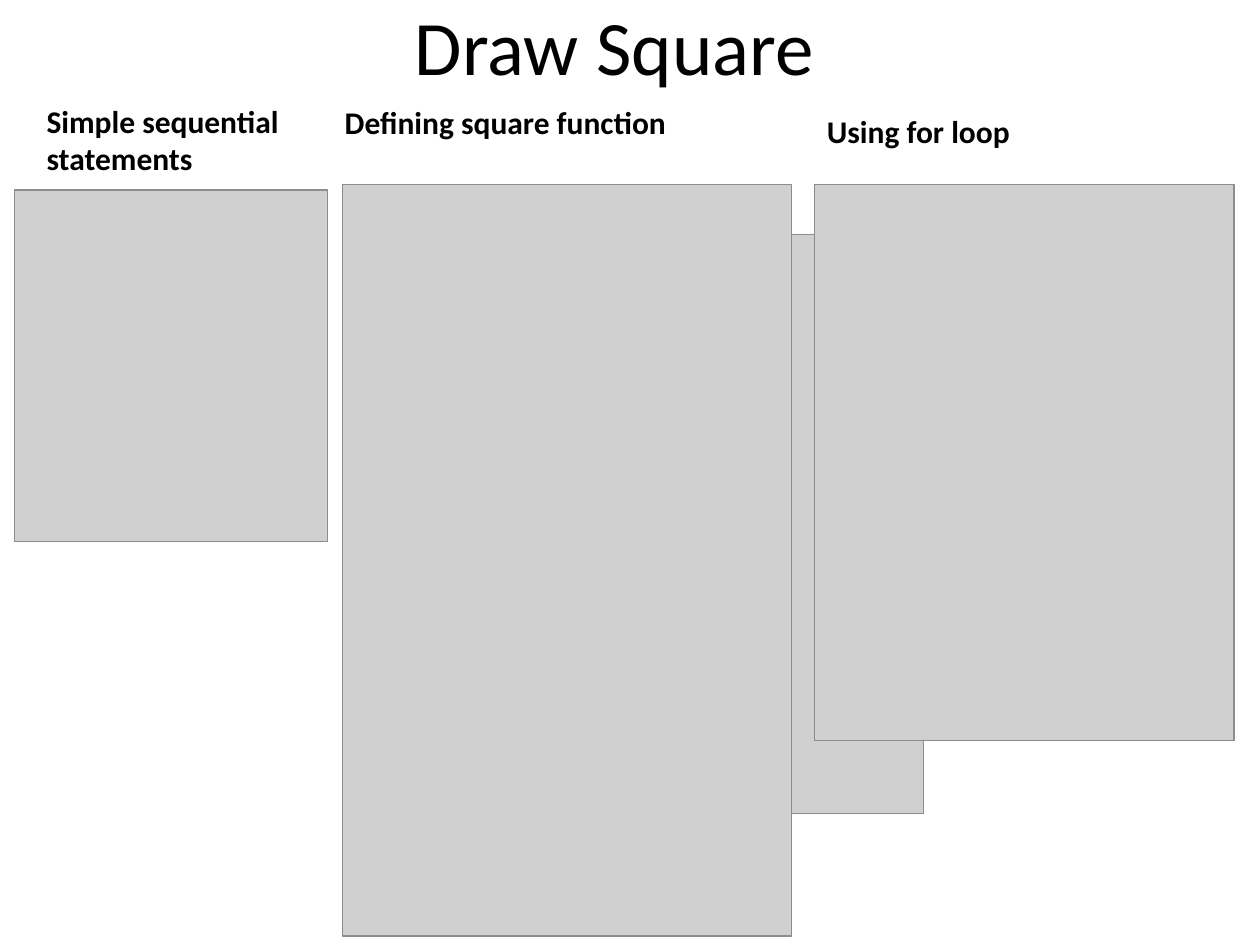
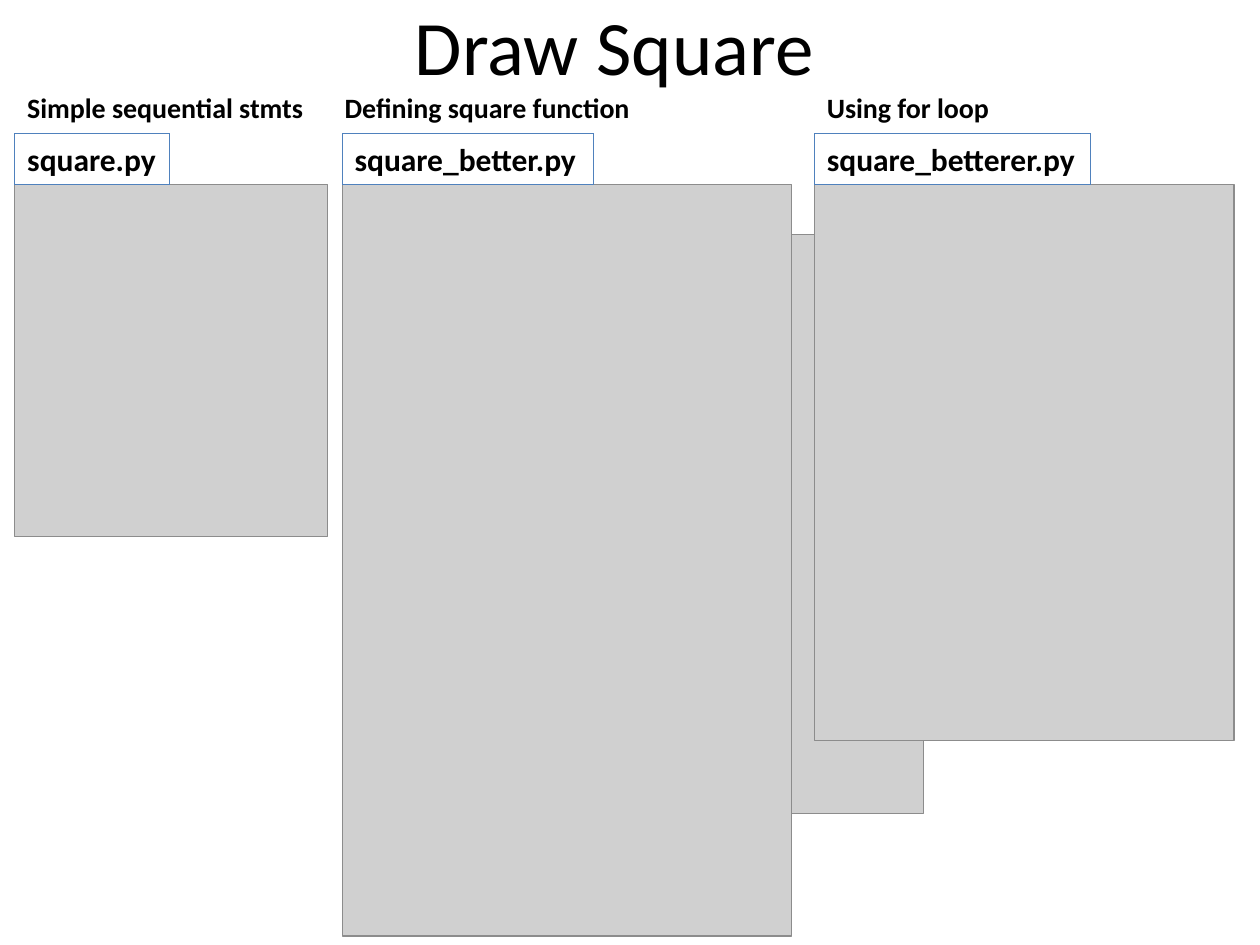
Before and after one commit to lorrainewang/2017Y2CEP, a slide deck: slide 4 of Lesson 1 Intro and Turtle Graphics/Python Turtles.pptx. Drawn at 1260x945 pixels with LibreOffice and Linux fonts; fonts in the diff are those of the drawing; grey boxes stand for pictures. Boxes give left, top, right and bottom in pixels: in the first picture for what was removed or moved away, otherwise in the second. Text is boxed around its words. In the diff, an @@ line names an element or a change of style, - is before the commit and + after.

```diff
--- a/Lesson 1 Intro and Turtle Graphics/Python Turtles.pptx
+++ b/Lesson 1 Intro and Turtle Graphics/Python Turtles.pptx
@@ text "Defining square function": place and size @@
-text "Defining square function" at (345, 112, 666, 140)
+text "Defining square function" at (345, 98, 630, 123)
@@ text "Defining square function" at (345, 98, 630, 123): size 18 to 16 pt @@
@@ text "Using for loop" at (827, 98, 989, 123): size 18 to 16 pt @@
@@ text "Using for loop": place and size @@
-text "Using for loop" at (827, 121, 1009, 149)
+text "Using for loop" at (827, 98, 989, 123)
@@ text at (27, 98, 303, 123): text changed; size 18 to 16 pt @@
-Simple sequential
-statements
+Simple sequential stmts
@@ rectangle added at (15, 134, 169, 184), outline #4F81BD 0.75 pt, 18 pt, text #000000, bold @@
+square.py
@@ rectangle added at (343, 134, 595, 184), outline #4F81BD 0.75 pt, 18 pt, text #000000, bold @@
+square_better.py
@@ rectangle added at (814, 134, 1090, 184), outline #4F81BD 0.75 pt, 18 pt, text #000000, bold @@
+square_betterer.py
@@ picture: place and size @@
-picture at (15, 190, 328, 542)
+picture at (15, 184, 328, 536)
```
Also in this commit, not shown: 1 other slide changed, 9 other files.
